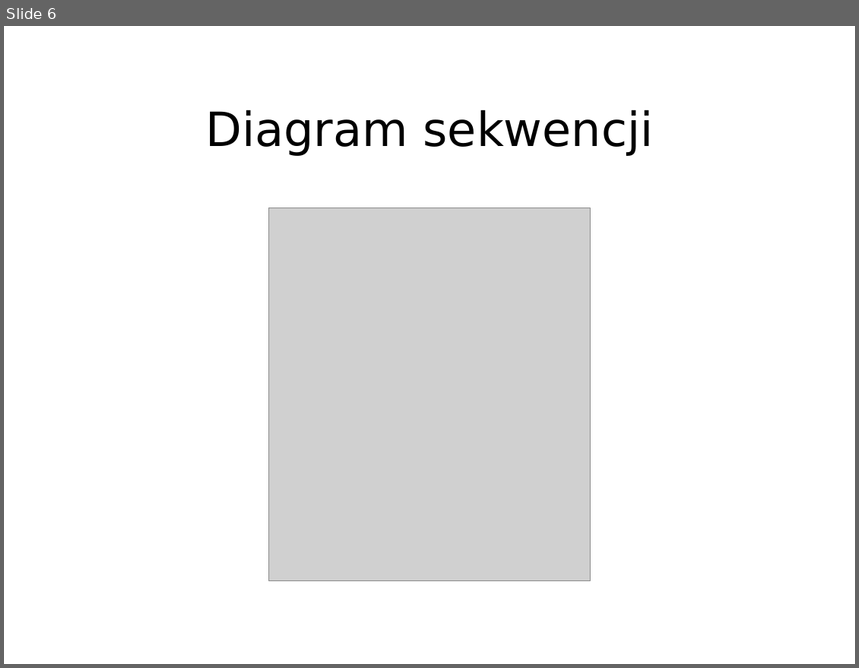
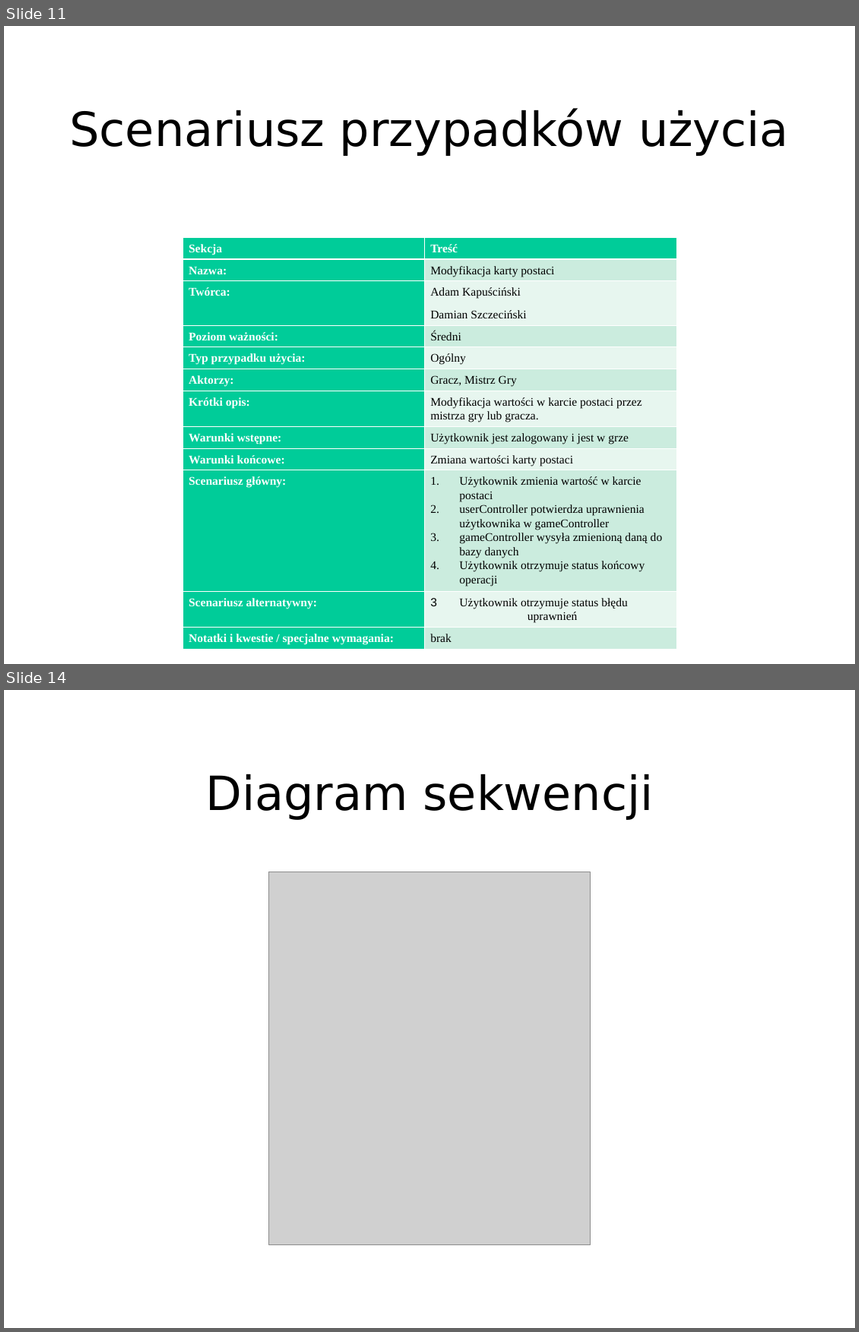
Before and after one commit to TheVivent-Politechnika-Lodzka/io_webrpg, a slide deck: IO_WebRPG.ppt. Shown one above the other, each under a label of ours: slide 6 before the commit, slides 11 and 14 after it; the slides between them are not shown. The pictures are 859x668 and 859x1332 pixels, drawn with LibreOffice and Linux fonts; fonts in the diff are those of the drawing; grey boxes stand for pictures. Boxes give left, top, right and bottom in pixels: in the first picture for what was removed or moved away, otherwise in the second. Text is boxed around its words. In the diff, an @@ line names an element or a change of style, - is before the commit and + after.

Commit message:
wydrukowanie diagramówi i dodanie ich do prezentacji wraz z scenariuszami

```diff
--- a/IO_WebRPG.ppt
+++ b/IO_WebRPG.ppt
@@ slide 11 added at box(4, 26, 855, 664), background #FFFFFF @@
@@ title added at box(69, 108, 789, 156), 44 pt, text #000000 @@
+Scenariusz przypadków użycia
@@ table added at box(183, 237, 677, 648), 12 rows, 2 columns @@
+Sekcja | Treść
+Nazwa: | Modyfikacja karty postaci
+Twórca: | Adam Kapuściński / Damian Szczeciński
+Poziom ważności: | Średni
+Typ przypadku użycia: | Ogólny
+Aktorzy: | Gracz, Mistrz Gry
+Krótki opis: | Modyfikacja wartości w karcie postaci przez mistrza gry lub gracza.
+Warunki wstępne: | Użytkownik jest zalogowany i jest w grze
+Warunki końcowe: | Zmiana wartości karty postaci
+Scenariusz główny: | Użytkownik zmienia wartość w karcie postaci / userController potwierdza uprawnienia użytkownika w gameController / gameController wysyła zmienioną daną do bazy danych / Użytkownik otrzymuje status końcowy operacji
+Scenariusz alternatywny: | Użytkownik otrzymuje status błędu uprawnień
+Notatki i kwestie / specjalne wymagania: | brak
@@ what was slide 6 is now slide 14 @@
```
Also in this commit, not shown: 8 other slides added, 4 other files.
